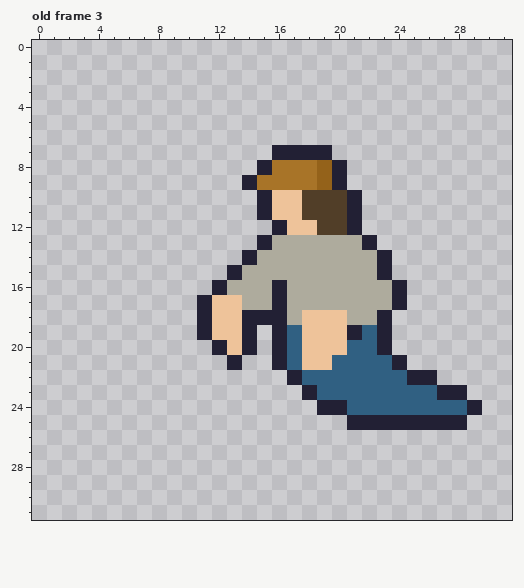
Edited in one commit: pixel-art file (Sprite/Player01.aseprite). The first picture shows the starting point.
32x32 pixels, 64 frames. Shown: old frame 3. The commit also changed other frames, which this record leaves out.
After:
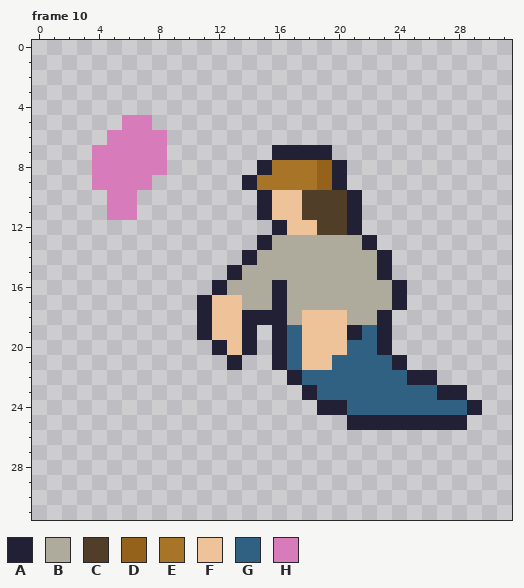
Palette (. is transparent): A #222034  B #aeab9d  C #513e28  D #94621a  E #a87428  F #eec39a  G #306082  H #d77bba
A new or re-ordered frame is compared with the old frame closest to it.
Change:
layer "Layer 2" added
frames re-ordered
Frame 10 against old frame 3, layer "Layer 2":
y 5: x 6..7 .. -> HH
y 6: x 5..8 .... -> HHHH
y 7..8: x 4..8 ..... -> HHHHH
y 9: x 4..7 .... -> HHHH
y 10..11: x 5..6 .. -> HH
Changed places in both pictures, as pixel boxes (x1, y1, x2, y2):
added: (92, 115, 167, 220)
